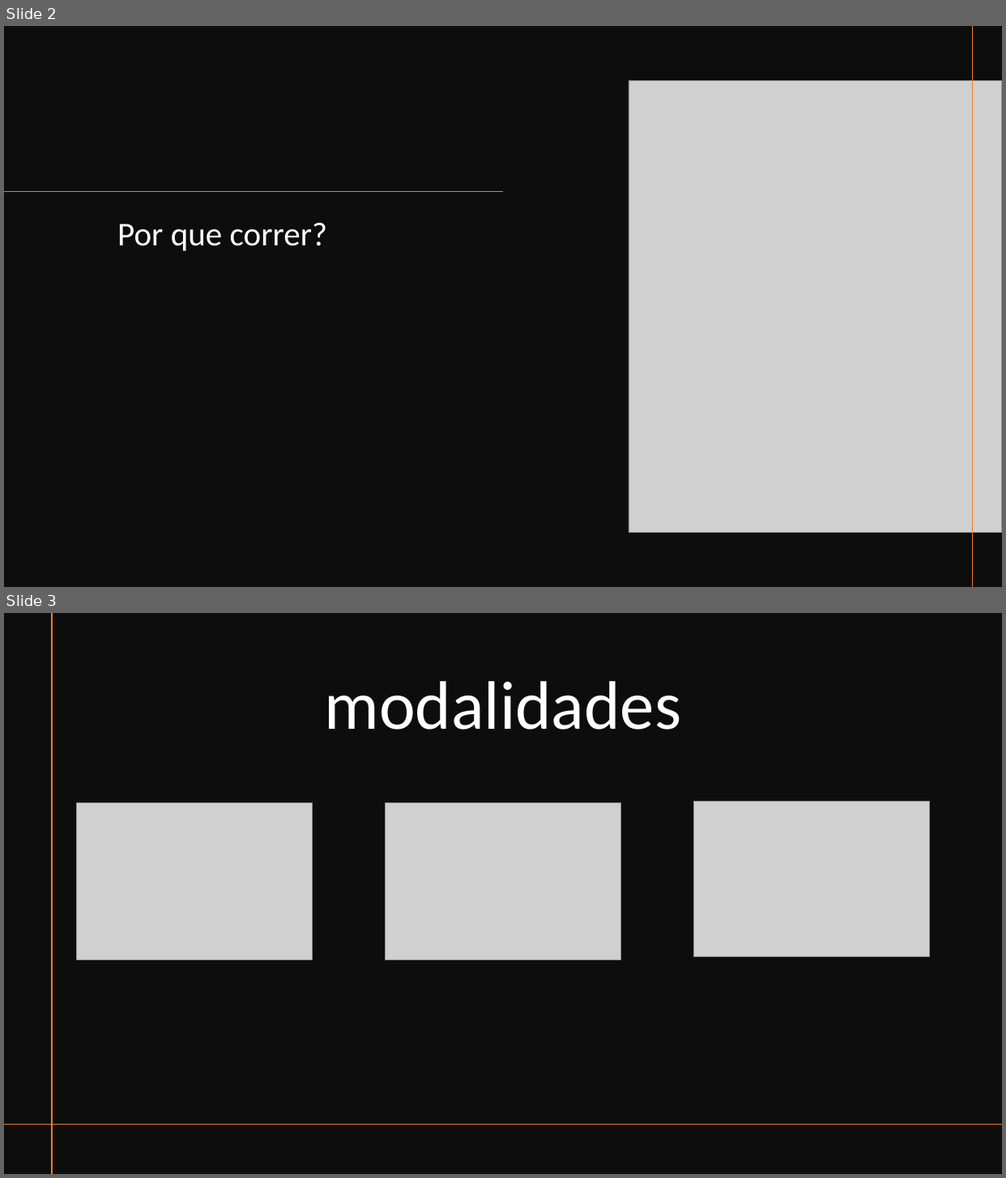
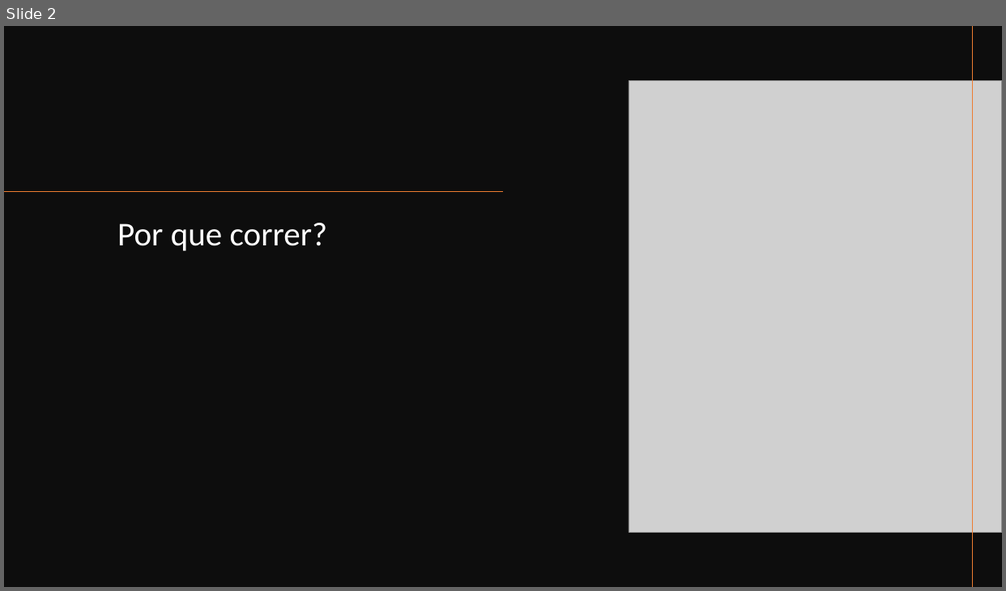
Before and after one commit to glvPedro/keep-running, a slide deck: documents/KEEP RUNNING.pptx. Shown one above the other, each under a label of ours: slides 2 and 3 before the commit, slide 2 after it. The pictures are 1006x1178 and 1006x591 pixels, drawn with LibreOffice and Linux fonts; fonts in the diff are those of the drawing; grey boxes stand for pictures. Boxes give left, top, right and bottom in pixels: in the first picture for what was removed or moved away, otherwise in the second. Text is boxed around its words. In the diff, an @@ line names an element or a change of style, - is before the commit and + after.

```diff
--- a/documents/KEEP RUNNING.pptx
+++ b/documents/KEEP RUNNING.pptx
@@ slide 3 removed at bbox=[4, 613, 1002, 1174], background #FFFFFF @@
@@ rectangle removed at bbox=[4, 613, 1002, 1174] @@
@@ line removed from (52, 613) to (52, 1174) @@
@@ title removed at bbox=[324, 681, 681, 730] @@
-modalidades
@@ picture removed at bbox=[77, 803, 313, 960] @@
@@ picture removed at bbox=[385, 803, 621, 960] @@
@@ picture removed at bbox=[693, 802, 929, 957] @@
@@ line removed from (1002, 1125) to (4, 1125) @@
```
Also in this commit, not shown: 2 slides changed, 2 slides added, 1 other slide removed, 5 other files.
